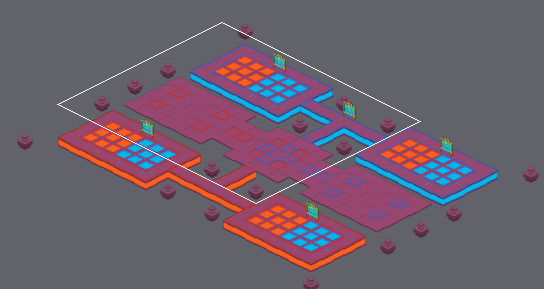
Tiled map, stored at areas/default.tmx. Above, an overview of the earlier version with the close-up marked.
Close-up. Before the edit:
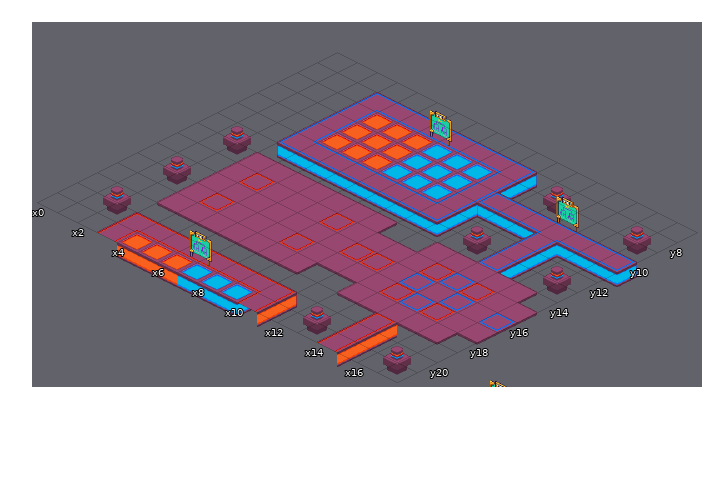
Cells are 64x32 px. Isometric: x runs down to the right, y down to the left. Shown: x 0..17, y 7..21. The commit also changed other parts of the map, which this record leaves out.
The same view after the edit:
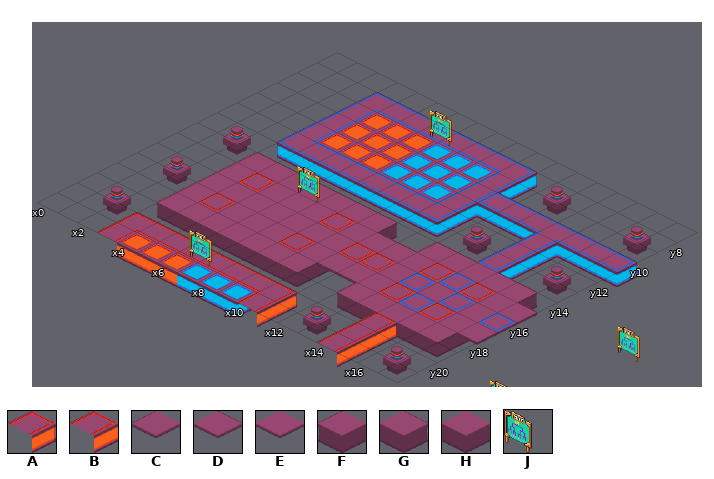
Key: from "Multiplayer": A 3, B 16, C 24, D 24 flipped left-right, E 26, F 28, G 28 flipped left-right, H 30; from "ow-tourney-board": J 0.
_ is an empty cell.
Objects are placed by the point they stand on, in cells (3,4 is the top-left corner of cell 3,4); size is 1x1 cell unless given.
Diff:
Layer "Tile Layer 1":
y 14: x 9 D -> G; x 16 D -> G
y 18: x 3..9 CEEEEEE -> FHHHHHH; x 12..13 CE -> FH; x 15..16 EE -> HH
y 19: x 14 B -> A
Layer "Object Layer 1":
changed: J "Tournament Board" at 14.1,10.1 size 1x1.8 -> J "Tournament Board" at 6.1,15.1 size 1x1.8
Boxes around the changes in both close-ups, in picture pixels (x1, y1, x2, y2):
changed: (157, 166, 330, 272)
old place: (556, 196, 579, 224)
changed: (382, 225, 397, 232)
changed: (337, 295, 457, 342)
changed: (522, 295, 537, 302)
